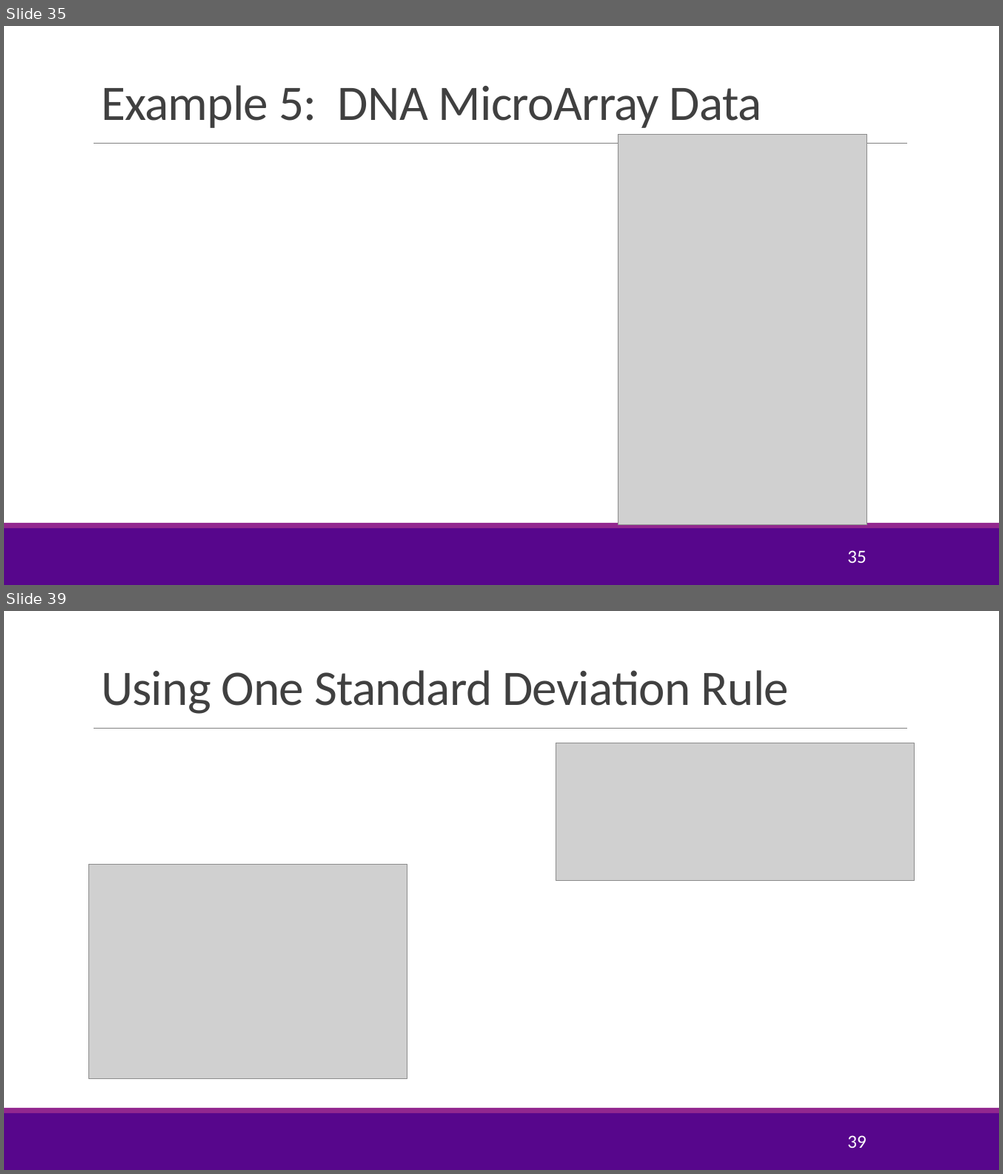
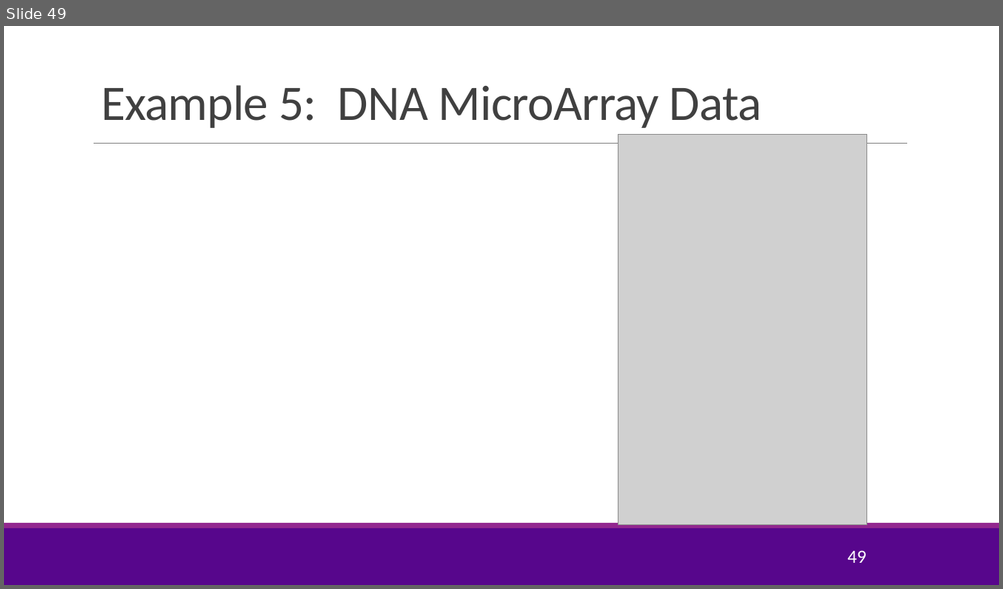
Before and after one commit to sdrangan/introml, a slide deck: lectures/Lect05_Lasso.pptx. Shown one above the other, each under a label of ours: slides 35 and 39 before the commit, slide 49 after it; the slides between them are not shown. The pictures are 1003x1174 and 1003x589 pixels, drawn with LibreOffice and Linux fonts; fonts in the diff are those of the drawing; grey boxes stand for pictures; background and template pictures are left out. Boxes give left, top, right and bottom in pixels: in the first picture for what was removed or moved away, otherwise in the second. Text is boxed around its words. In the diff, an @@ line names an element or a change of style, - is before the commit and + after.

```diff
--- a/lectures/Lect05_Lasso.pptx
+++ b/lectures/Lect05_Lasso.pptx
@@ slide 39 removed at [4,611,999,1170], background #FFFFFF; not listed: 3 template elements that a slide beside it also shows @@
@@ title removed at [101,670,788,714] @@
-Using One Standard Deviation Rule
@@ picture removed at [556,743,914,880] @@
@@ picture removed at [88,865,407,1079] @@
@@ page number removed at [847,1136,866,1148] @@
-39
@@ what was slide 35 is now slide 49 @@
@@ page number at [847,551,866,563]: text changed @@
-35
+49
```
Also in this commit, not shown: 5 slides changed, 8 slides added, 6 other slides removed, 1 other file.
